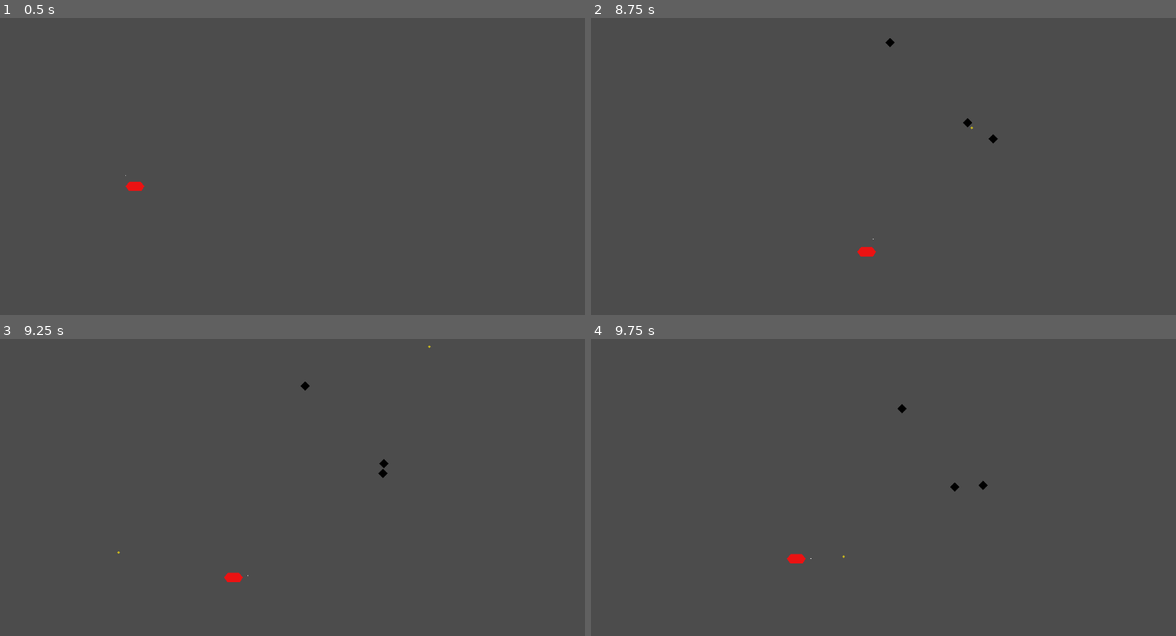
Above: before the commit, frames 1-4 (two rows, left to right).
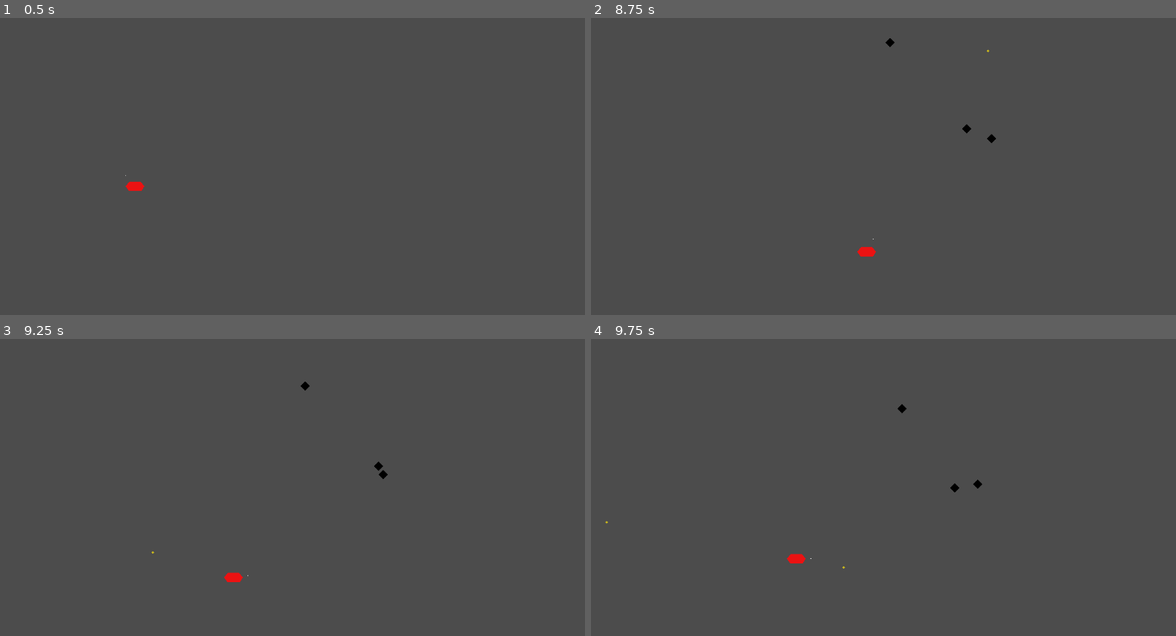
Above: after the commit, the same moments.

Repository: Buitragox/SeaOdyssey
Game: Godot game, scene res://nodes/Level_1.tscn
Same seed, same stepped clock (60 frames per second), same inputs: the game is played once before the commit and once after it.
Inputs (mouse positions are in pixels of both pictures, inside the frame that each line leads up to):
- Up to frame 1 (0.5 s): no input
- Up to frame 2 (8.75 s): tap Enter at 0.5 s; move the mouse to (1006, 169) at 0.52 s; hold D (MovRight) 0.53-1.28 s; click (1006, 169) at 0.6 s; move the mouse to (754, 202) at 1.27 s; hold S (MovDown) 1.28-2.03 s; click (754, 202) at 1.35 s; move the mouse to (936, 113) at 2.02 s; hold D (MovRight) 2.03-2.78 s; click (936, 113) at 2.1 s; move the mouse to (848, 252) at 2.77 s; hold W (MovUp) 2.78-3.53 s; click (848, 252) at 2.85 s; move the mouse to (1053, 237) at 3.52 s; hold A (MovLeft) 3.53-5.03 s; click (1053, 237) at 3.6 s; move the mouse to (696, 136) at 4.27 s; click (696, 136) at 4.35 s; move the mouse to (906, 187) at 5.02 s; hold S (MovDown) 5.03-5.78 s; click (906, 187) at 5.1 s; move the mouse to (784, 101) at 5.77 s; hold D (MovRight) 5.78-6.53 s; click (784, 101) at 5.85 s; move the mouse to (1006, 169) at 6.52 s; hold W (MovUp) 6.53-7.28 s; click (1006, 169) at 6.6 s; move the mouse to (754, 202) at 7.27 s; hold D (MovRight) 7.28-8.03 s; click (754, 202) at 7.35 s; move the mouse to (936, 113) at 8.02 s; hold S (MovDown) from 8.03 s (still down); click (936, 113) at 8.1 s
- Up to frame 3 (9.25 s): move the mouse to (257, 573) at 8.77 s; release S (MovDown) at 8.78 s; hold A (MovLeft) from 8.78 s (still down); click (257, 573) at 8.85 s
- Up to frame 4 (9.75 s): move the mouse to (1053, 558) at 9.52 s; release A (MovLeft) at 9.53 s; hold W (MovUp) from 9.53 s (still down); click (1053, 558) at 9.6 s

Frame 1 is identical in both runs. In frame 2, less than 0.1% of the frame differs, in the area x 63-70%, y 10-43%; in frame 3, less than 0.1%; in frame 4, less than 0.1%.

Commit message:
Fix bullets following ship movement

Diff:
--- a/project.godot
+++ b/project.godot
@@ -10,6 +10,11 @@
 
 _global_script_classes=[ {
 "base": "KinematicBody2D",
+"class": "Bullet",
+"language": "GDScript",
+"path": "res://scripts/Bullet.gd"
+}, {
+"base": "KinematicBody2D",
 "class": "Enemy",
 "language": "GDScript",
 "path": "res://scripts/Enemy.gd"
@@ -18,12 +23,18 @@
 "class": "Level_1",
 "language": "GDScript",
 "path": "res://scripts/Level_1.gd"
+}, {
+"base": "KinematicBody2D",
+"class": "Ship",
+"language": "GDScript",
+"path": "res://scripts/Ship.gd"
 } ]
 _global_script_class_icons={
+"Bullet": "",
 "Enemy": "",
-"Level_1": ""
+"Level_1": "",
+"Ship": ""
 }
-
 
 [application]
 
--- a/scripts/Ship.gd
+++ b/scripts/Ship.gd
@@ -30,7 +30,7 @@
 	var pos = $Node2D/Position2D.global_position
 	var bullet = bulletPath.instance()
 	bullet.add_to_group("bullets")
-	add_child(bullet)
+	get_parent().add_child(bullet)
 	bullet.global_position = pos
 	bullet.velocity = pos - $Node2D.global_position
 
